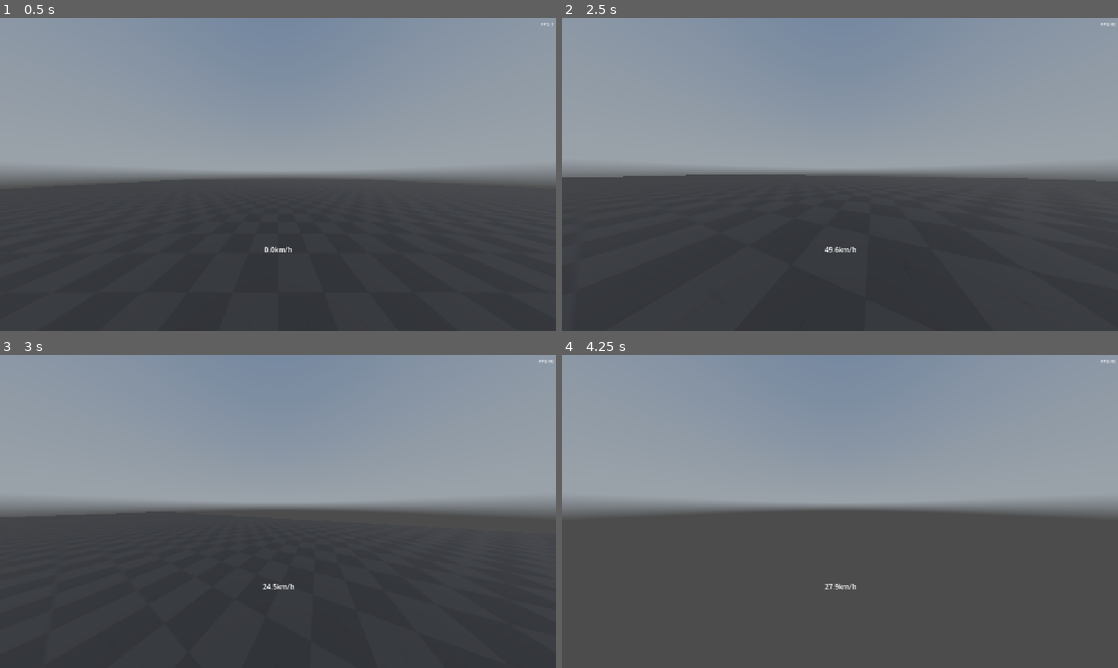
Above: before the commit, frames 1-4 (two rows, left to right).
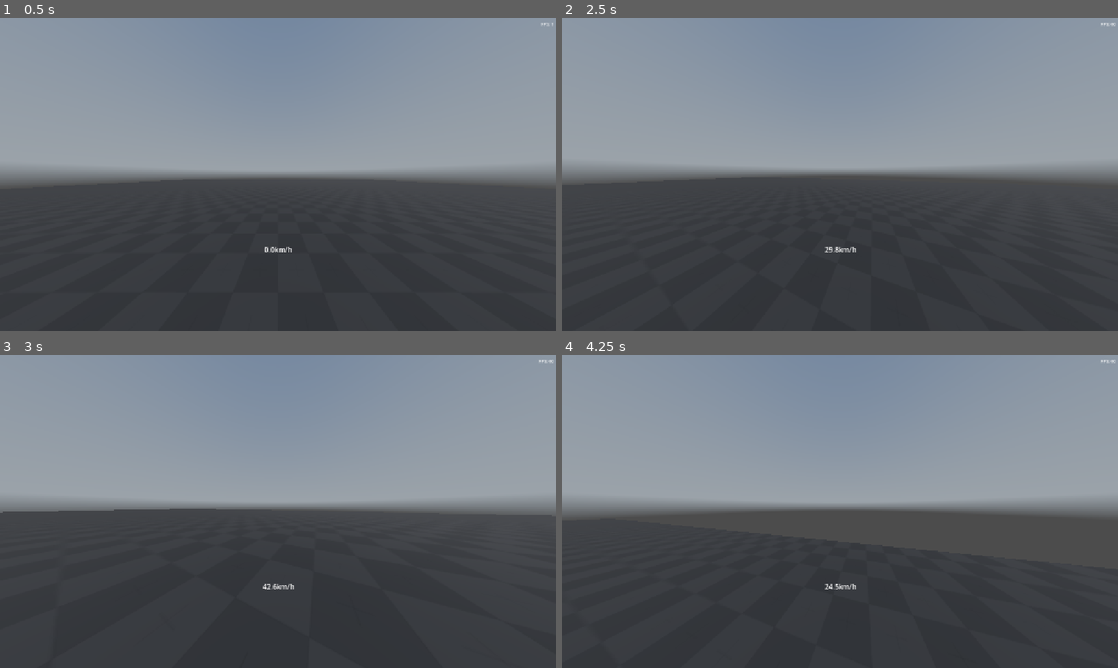
Above: after the commit, the same moments.

Repository: Jeliciousz/movement-game
Game: Godot game, scene res://scenes/world.tscn
The game is run twice, just before and just after one commit, with the same random seed, the same clock (stepped at 60 frames per second) and the same inputs. A sky picture missing from this copy of the repository is replaced by a grey-blue gradient.
Inputs (mouse positions are in pixels of both pictures, inside the frame that each line leads up to):
- Up to frame 1 (0.5 s): no input
- Up to frame 2 (2.5 s): tap Enter at 0.5 s; move the mouse to (962, 158) at 0.52 s; hold D (right) 0.53-1.28 s; tap Shift (crouch) at 0.6, 2.3 s; click (962, 158) at 0.67 s; tap Space (jump) at 0.77, 1.07, 1.52, 1.55, 1.82, 2 s; tap Ctrl (sprint) at 0.8, 1.35 s; move the mouse to (812, 174) at 1.27 s; hold W (forward) from 1.28 s (still down); move the mouse to (851, 168) at 2.02 s; hold Space (jump) from 2.03 s (still down)
- Up to frame 3 (3 s): keep holding W (forward); tap Enter at 2.75 s; move the mouse to (272, 517) at 2.77 s; release Space (jump) at 2.78 s; tap Shift (crouch) at 2.85 s; click (272, 517) at 2.92 s
- Up to frame 4 (4.25 s): keep holding W (forward); tap Space (jump) at 3.02, 3.32 s; tap Ctrl (sprint) at 3.05, 3.6 s; move the mouse to (878, 514) at 3.52 s; hold Space (jump) from 3.53 s (still down)

Frame 1 is identical in both runs. In frame 2, 0.4% of the frame differs, in the area x 0-50%, y 50-75%; in frame 3, 0.3%; in frame 4, 8.1%, in the area x 9-87%, y 67-100%.

Commit message:
add cooldown to sliding, change player settings

Diff:
--- a/scripts/player/player.gd
+++ b/scripts/player/player.gd
@@ -6,7 +6,7 @@
 ## The acceleration (m/s/s) applied opposite of the player's velocity while they're not moving.
 @export var friction: float = 40
 ## The acceleration (m/s/s) always applied opposite and proportional to the player's velocity.
-@export var air_resistence: float = 0.15
+@export var air_resistence: float = 0.35
 ## The downwards acceleration (m/s/s).
 @export var gravity: float = 30
 
@@ -35,9 +35,9 @@
 ## What [member jump_power] is multiplied by when jumping while not moving.
 @export var standing_jump_multiplier: float = 1.1
 ## The time (in seconds) a jump lasts.
-@export var jump_duration: float = 1.5
+@export var jump_duration: float = 1
 ## What [member gravity] is multiplied by while jumping.
-@export var jumping_gravity_multiplier: float = 0.85
+@export var jumping_gravity_multiplier: float = 0.75
 ## What [member horizontal_jump_power] is multiplied by when jumping backwards.
 @export var backwards_jump_multiplier: float = 0.01
 
@@ -66,7 +66,7 @@
 @export_group("Sliding")
 
 ## The speed (m/s) applied in the direction the player is moving when sliding.
-@export var slide_power: float = 8
+@export var slide_power: float = 6
 ## The time (in seconds) a slide lasts.
 @export var slide_duration: float = 0.8
 ## What [member friction] is multiplied by while sliding.
@@ -74,11 +74,13 @@
 ## The speed (m/s) the player must have while sprinting to slide instead of crouch.
 @export var slide_speed_threshold: float = 0.2
 ## The speed (m/s) applied upwards when slide jumping.
-@export var slide_jump_power: float = 10
+@export var slide_jump_power: float = 14
 ## The speed (m/s) applied in the slide direction when slide jumping.
 @export var slide_horizontal_jump_power: float = -1
 ## What [member acceleration] is multiplied by while sliding.
 @export var slide_acceleration_multiplier: float = 0.2
+## The time (in seconds) that must pass between slides.
+@export var slide_cooldown_duration: float = 0.5
 
 @export_group("Buffers")
 
@@ -102,6 +104,7 @@
 var jump_timer: float = 999
 var crouch_timer: float = 0
 var slide_timer: float = 999
+var slide_end_timer: float = 999
 
 
 var velocity_direction: Vector3:
@@ -287,6 +290,7 @@
 
 func slide(slide_power: float = slide_power) -> void:
 	slide_timer = 0
+	slide_end_timer = 0
 	crouch_action_timer = 999
 
 	velocity += move_direction * slide_power
--- a/scripts/player/player_airborne.gd
+++ b/scripts/player/player_airborne.gd
@@ -12,6 +12,7 @@
 func physics_update(delta: float) -> void:
 	player.airborne_timer += delta
 	player.crouch_timer -= delta
+	player.slide_end_timer += delta
 
 	player.add_air_resistence(delta)
 	player.add_gravity(delta)
--- a/scripts/player/player_crouching.gd
+++ b/scripts/player/player_crouching.gd
@@ -24,6 +24,7 @@
 
 func physics_update(delta: float) -> void:
 	player.crouch_timer += delta
+	player.slide_end_timer += delta
 
 	player.add_air_resistence(delta)
 	player.add_friction(delta, player.top_speed * player.crouch_speed_multiplier)
--- a/scripts/player/player_grounded.gd
+++ b/scripts/player/player_grounded.gd
@@ -31,6 +31,7 @@
 
 func physics_update(delta: float) -> void:
 	player.crouch_timer -= delta
+	player.slide_end_timer += delta
 
 	player.add_air_resistence(delta)
 
@@ -57,8 +58,9 @@
 
 	if player.crouch_action_timer <= player.action_buffer_duration:
 		if player.sprinting_action and player.speed >= player.slide_speed_threshold:
-			player.slide()
-			transition.emit(&"PlayerSliding")
+			if player.slide_end_timer > player.slide_cooldown_duration:
+				player.slide()
+				transition.emit(&"PlayerSliding")
 			return
 
 		transition.emit(&"PlayerCrouching")
--- a/scripts/player/player_jumping.gd
+++ b/scripts/player/player_jumping.gd
@@ -8,6 +8,7 @@
 	player.airborne_timer += delta
 	player.jump_timer += delta
 	player.crouch_timer -= delta
+	player.slide_end_timer += delta
 
 	player.add_air_resistence(delta)
 	player.add_gravity(delta, player.gravity * player.jumping_gravity_multiplier)
--- a/scripts/player/player_sliding.gd
+++ b/scripts/player/player_sliding.gd
@@ -33,7 +33,7 @@
 
 	if Input.is_action_just_pressed("jump"):
 		player.slide_jump()
-		transition.emit(&"PlayerJumping")
+		transition.emit(&"PlayerAirborne")
 		return
 
 	if not player.is_on_floor():
